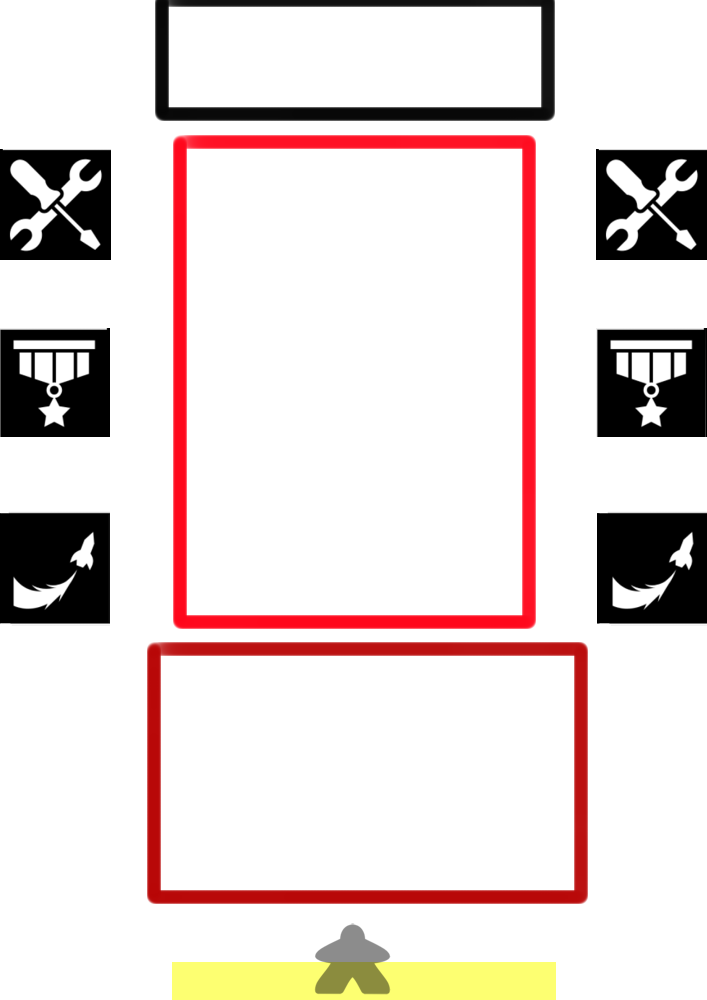
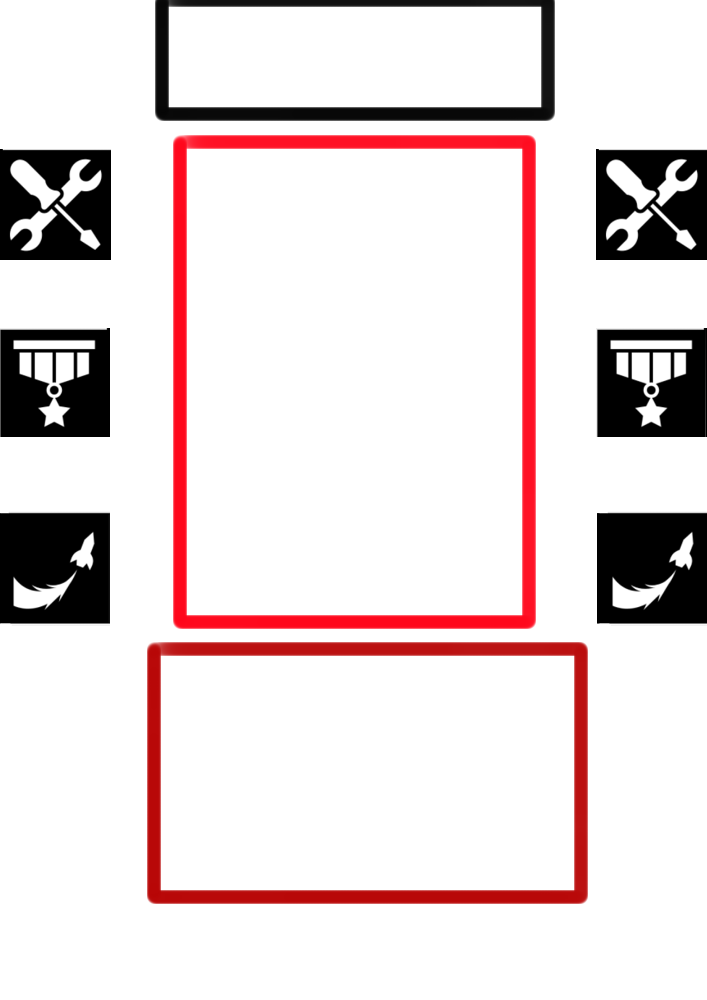
Revision of a layered w=707, h=1000 image; what changed, layer by layer:
hid "slot" over (314, 923, 391, 995)
hid "slot_yellow", painted on it over (172, 923, 556, 1000)
hid "slot_blue", painted on it over (172, 923, 556, 1000)
hid "slot_red", painted on it over (172, 923, 556, 1000)
